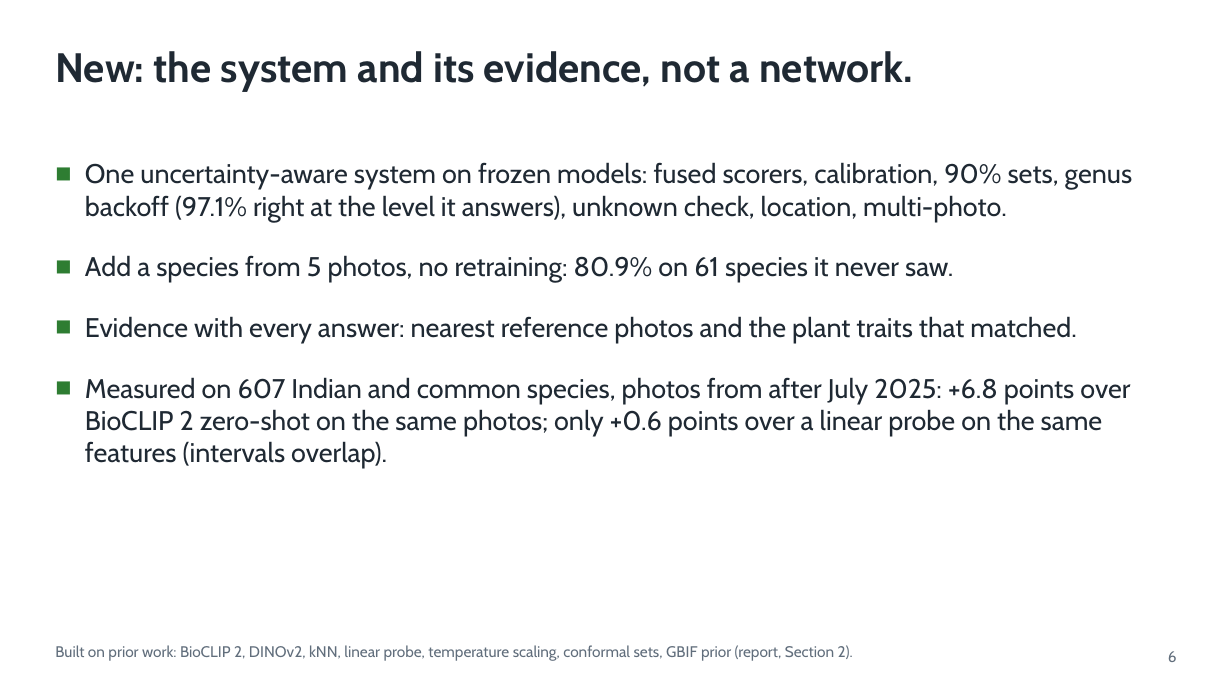
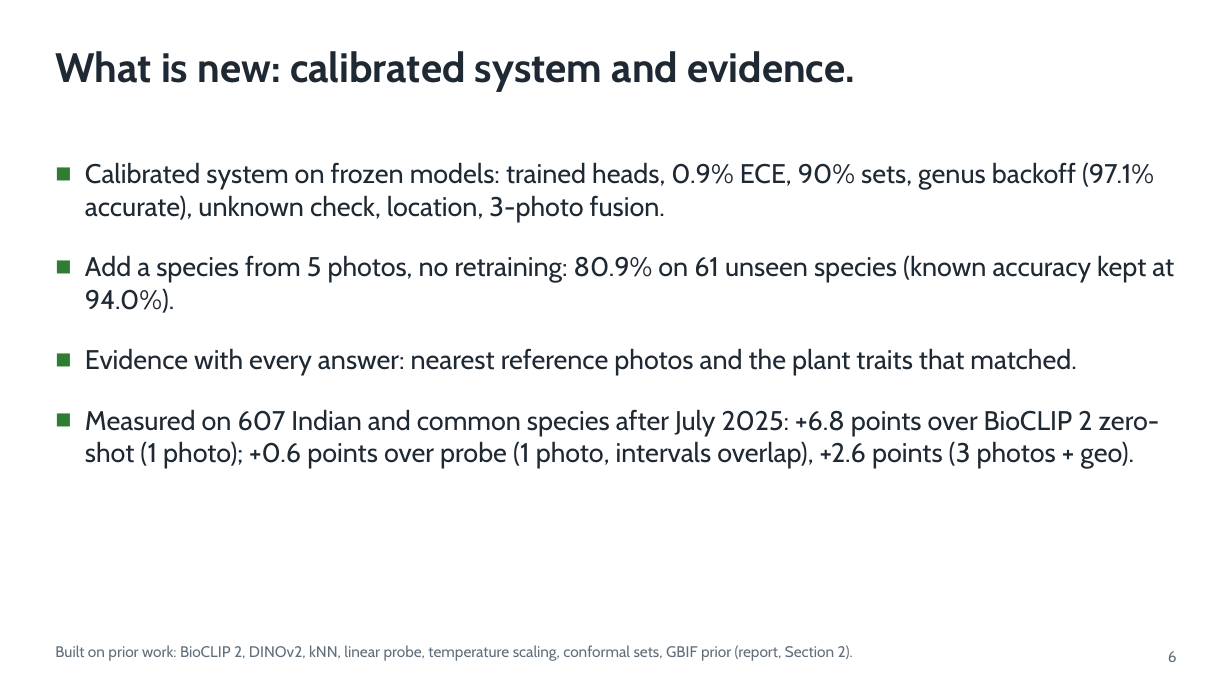
Before and after one commit to shadowBit01/Plant-Classifier-model, a slide deck: slide 6 of pitch/VanaLens.pptx. Drawn at 1232x693 pixels with LibreOffice and Linux fonts; fonts in the diff are those of the drawing. Boxes give left, top, right and bottom in pixels: in the first picture for what was removed or moved away, otherwise in the second. Text is boxed around its words. In the diff, an @@ line names an element or a change of style, - is before the commit and + after.

```diff
--- a/pitch/VanaLens.pptx
+++ b/pitch/VanaLens.pptx
@@ text at (x1=55, y1=51, x2=854, y2=92): text changed @@
-New: the system and its evidence, not a network.
+What is new: calibrated system and evidence.
@@ text at (x1=85, y1=162, x2=1174, y2=313): text changed @@
-■ One uncertainty-aware system on frozen models: fused scorers, calibration, 90% sets, genus backoff (97.1% right at the level it answers), unknown check, location, multi-photo.
-■ Add a species from 5 photos, no retraining: 80.9% on 61 species it never saw.
+■ Calibrated system on frozen models: trained heads, 0.9% ECE, 90% sets, genus backoff (97.1% accurate), unknown check, location, 3-photo fusion.
+■ Add a species from 5 photos, no retraining: 80.9% on 61 unseen species (known accuracy kept at 94.0%).
@@ text at (x1=85, y1=409, x2=1160, y2=469): text changed @@
-■ Measured on 607 Indian and common species, photos from after July 2025: +6.8 points over BioCLIP 2 zero-shot on the same photos; only +0.6 points over a linear probe on the same features (intervals overlap).
+■ Measured on 607 Indian and common species after July 2025: +6.8 points over BioCLIP 2 zero-shot (1 photo); +0.6 points over probe (1 photo, intervals overlap), +2.6 points (3 photos + geo).
```
Also in this commit, not shown: 8 other slides changed, 17 other files.
